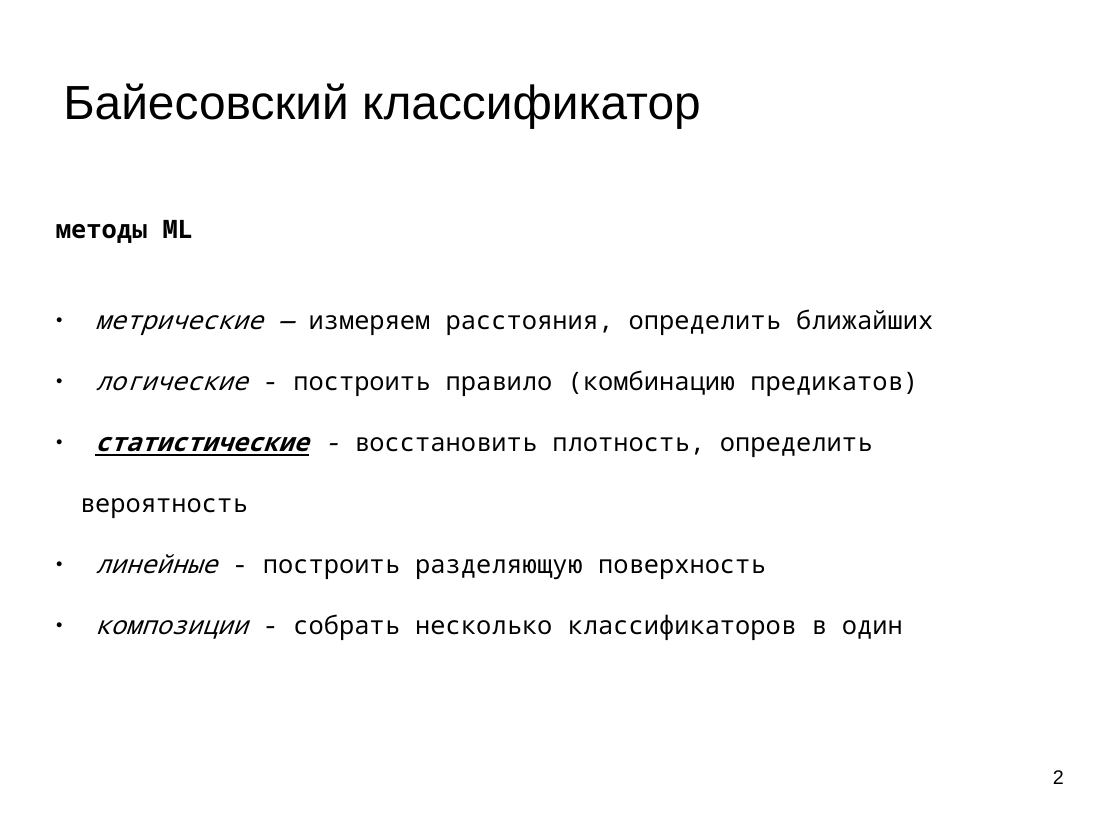
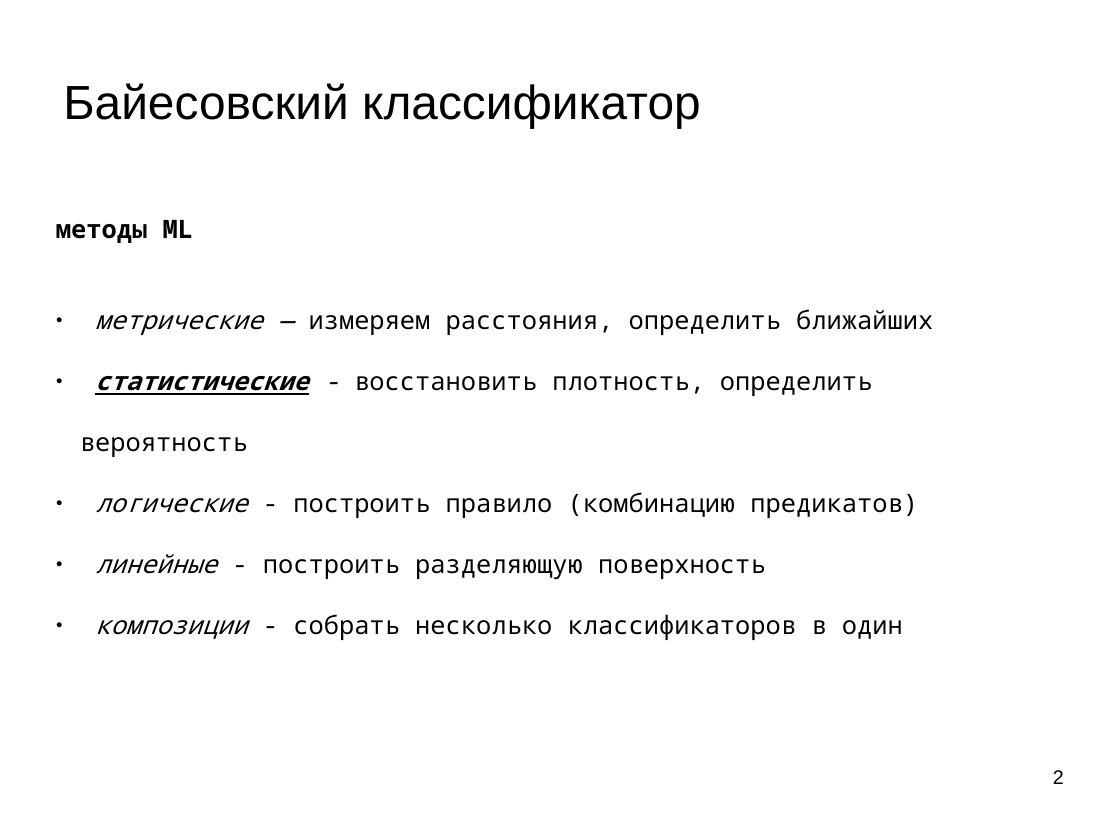
Before and after one commit to mechanoid5/ml_lectorium_2024_I, a slide deck: slide 2 of 08-bayes.odp. Drawn at 1120x840 pixels with LibreOffice and Linux fonts; fonts in the diff are those of the drawing; background and template pictures are left out. Boxes give left, top, right and bottom in pixels: in the first picture for what was removed or moved away, otherwise in the second. Text is boxed around its words. In the diff, an @@ line names an element or a change of style, - is before the commit and + after.

```diff
--- a/08-bayes.odp
+++ b/08-bayes.odp
@@ text at [80, 376, 872, 457]: paragraph added @@
+● статистические - восстановить плотность, определить вероятность
@@ text at [80, 437, 872, 518]: paragraph removed @@
-● статистические - восстановить плотность, определить вероятность
```
Also in this commit, not shown: 7 other slides changed, 12 slides added, 5 other files.
